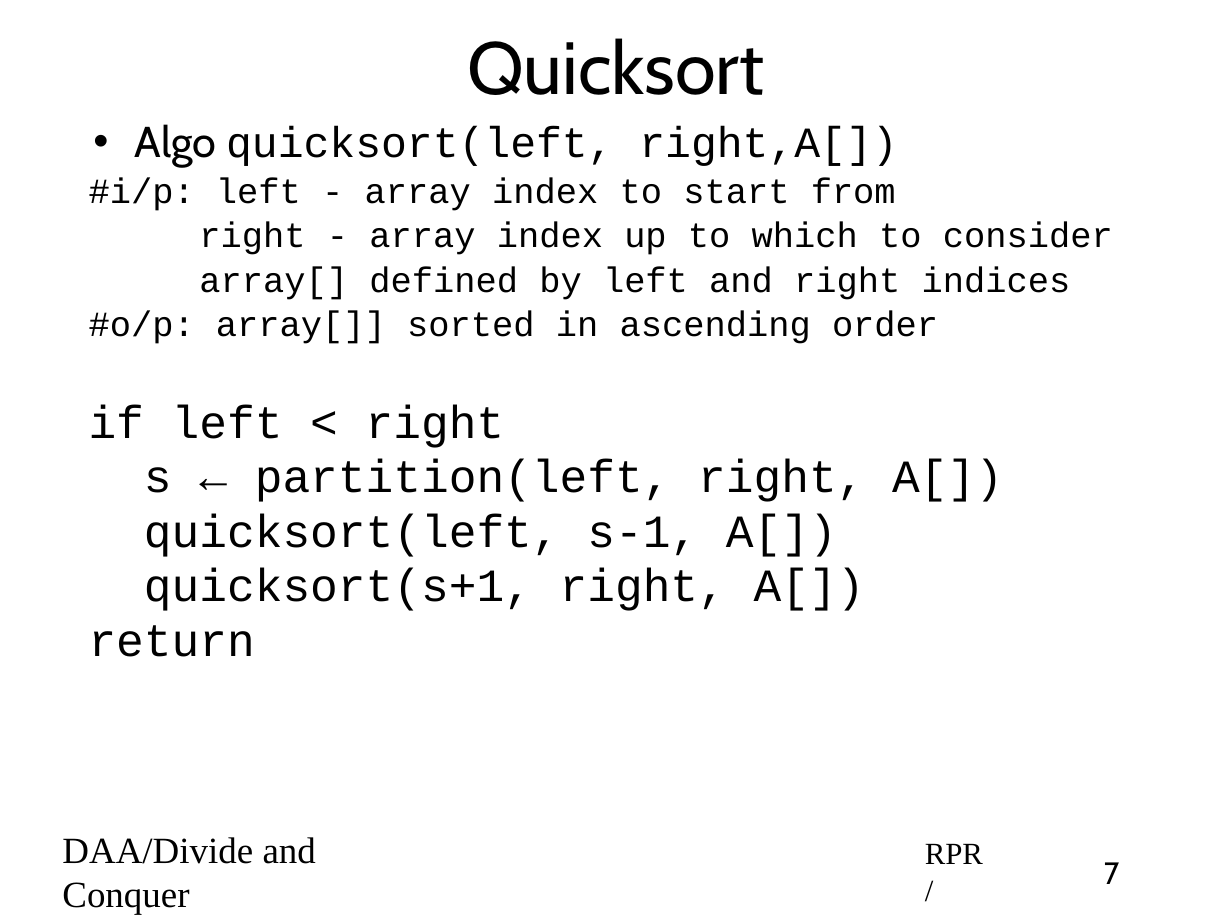
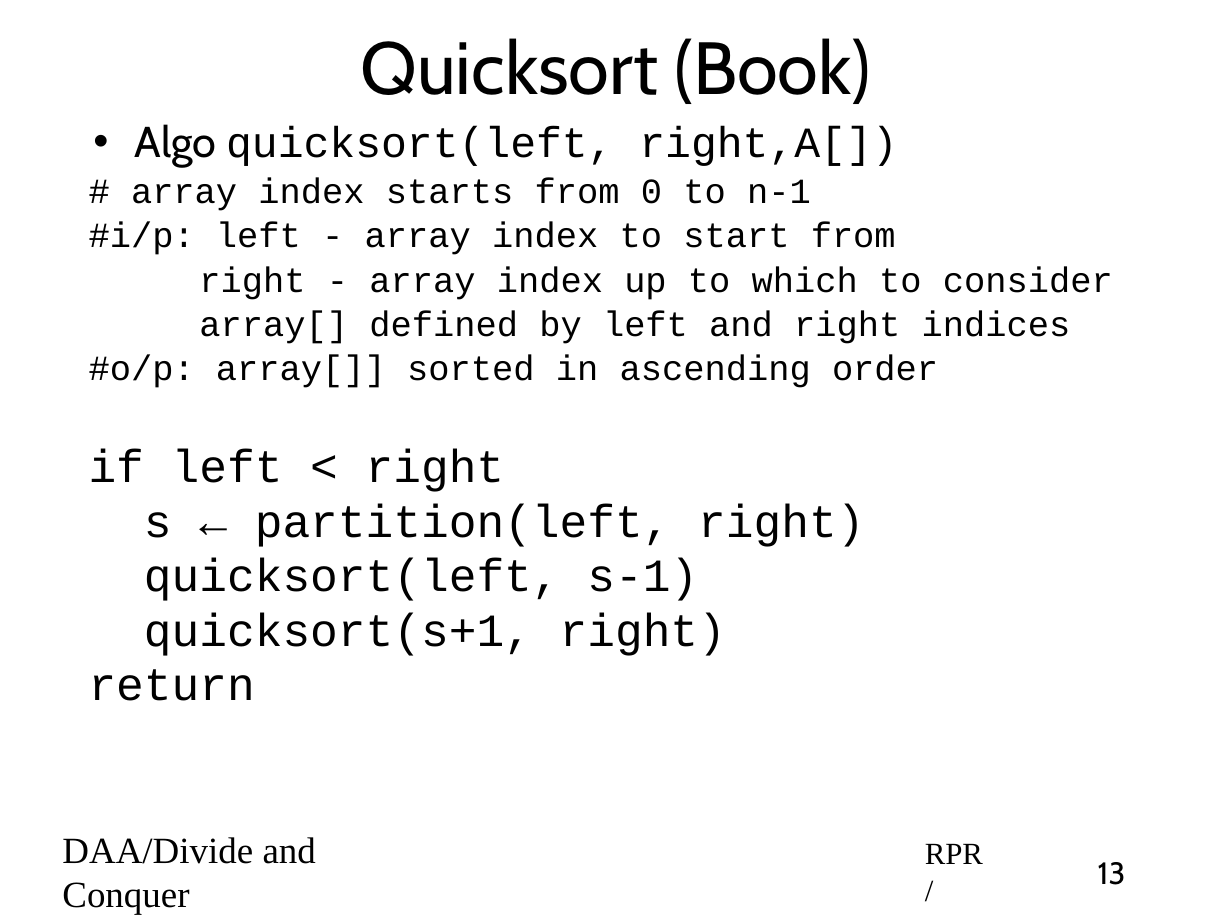
Before and after one commit to rprustagi/2019_20-Even-18CS42-DAA, a slide deck: slide 13 of Slides/2020-Even-DAA-L12-Divide-Conquer-Quicksort.pptx (slide 7 before the commit). Drawn at 1232x924 pixels with LibreOffice and Linux fonts; fonts in the diff are those of the drawing. Boxes give left, top, right and bottom in pixels: in the first picture for what was removed or moved away, otherwise in the second. Text is boxed around its words. In the diff, an @@ line names an element or a change of style, - is before the commit and + after.

```diff
--- a/Slides/2020-Even-DAA-L12-Divide-Conquer-Quicksort.pptx
+++ b/Slides/2020-Even-DAA-L12-Divide-Conquer-Quicksort.pptx
@@ title at (x1=361, y1=38, x2=871, y2=104): text changed @@
-Quicksort
+Quicksort (Book)
@@ text at (x1=131, y1=178, x2=811, y2=211): paragraph added @@
+# array index starts from 0 to n-1
@@ text at (x1=144, y1=504, x2=864, y2=656): text changed @@
-    s ← partition(left, right, A[])
-    quicksort(left, s-1, A[])
-    quicksort(s+1, right, A[])
+    s ← partition(left, right)
+    quicksort(left, s-1)
+    quicksort(s+1, right)
@@ page number at (x1=1098, y1=862, x2=1126, y2=885): text changed @@
-7
+13
```
Also in this commit, not shown: 5 other slides changed, 8 slides added, 1 other file.
